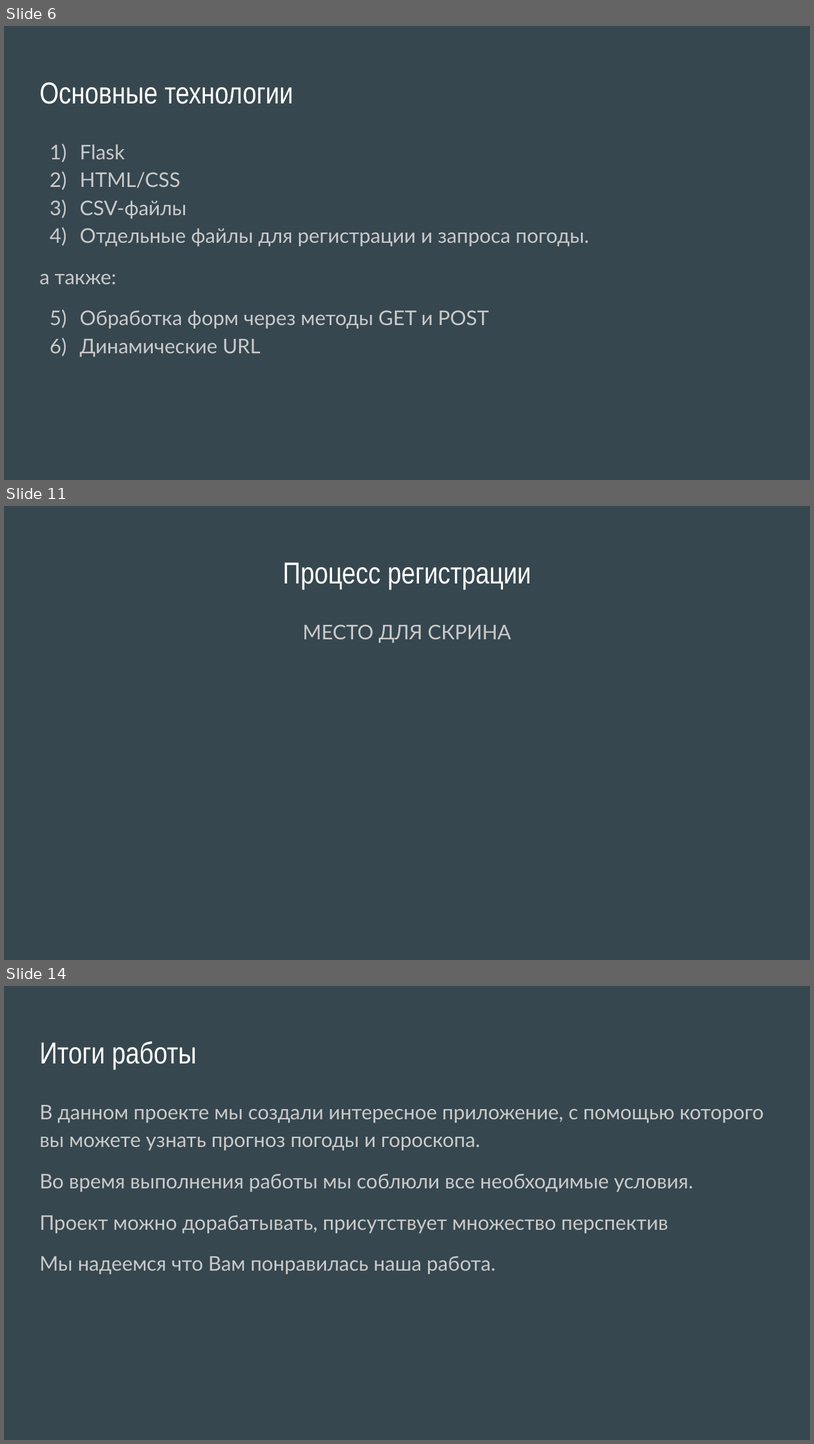
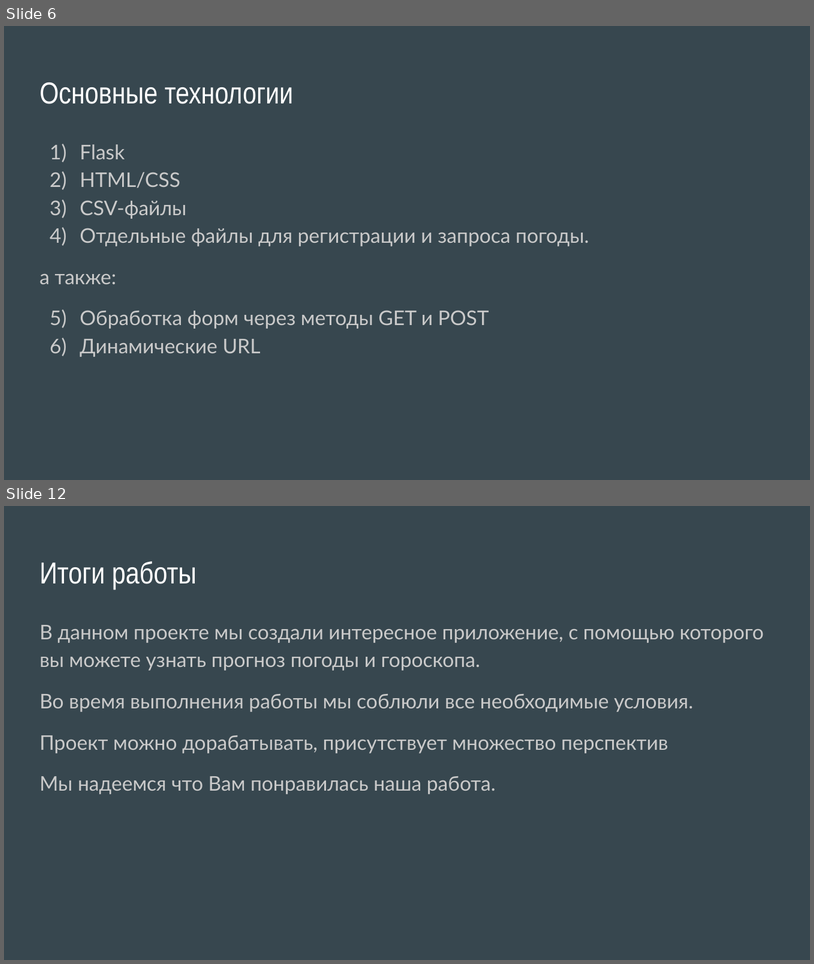
Before and after one commit to Alekseyavlenko/Goroscopic-weather, a slide deck: Goroscopic-weather.pptx. Shown one above the other, each under a label of ours: slides 6, 11 and 14 before the commit, slides 6 and 12 after it; the slides between them are not shown. The pictures are 814x1444 and 814x964 pixels, drawn with LibreOffice and Linux fonts; fonts in the diff are those of the drawing. Boxes give left, top, right and bottom in pixels: in the first picture for what was removed or moved away, otherwise in the second. Text is boxed around its words. In the diff, an @@ line names an element or a change of style, - is before the commit and + after.

```diff
--- a/Goroscopic-weather.pptx
+++ b/Goroscopic-weather.pptx
@@ slide 11 removed at bbox=[4, 506, 810, 960], background #37474F @@
@@ title removed at bbox=[283, 562, 532, 589] @@
-Процесс регистрации
@@ text removed at bbox=[303, 624, 512, 643] @@
-МЕСТО ДЛЯ СКРИНА
@@ what was slide 14 is now slide 12 @@
```
Also in this commit, not shown: 5 slides changed, 1 slide added, 2 other slides removed.
